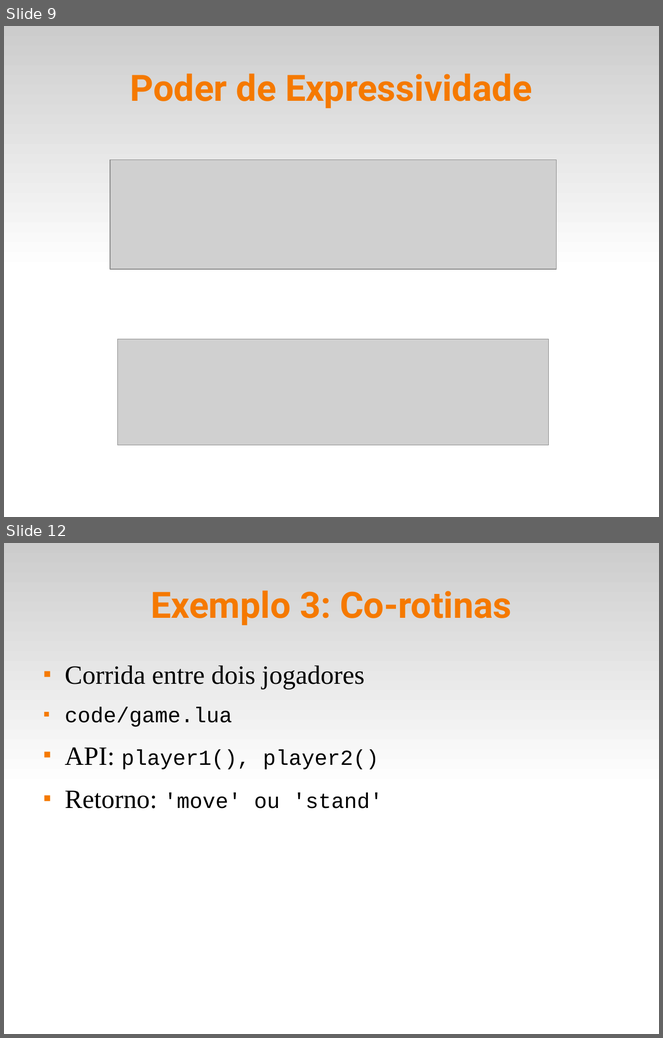
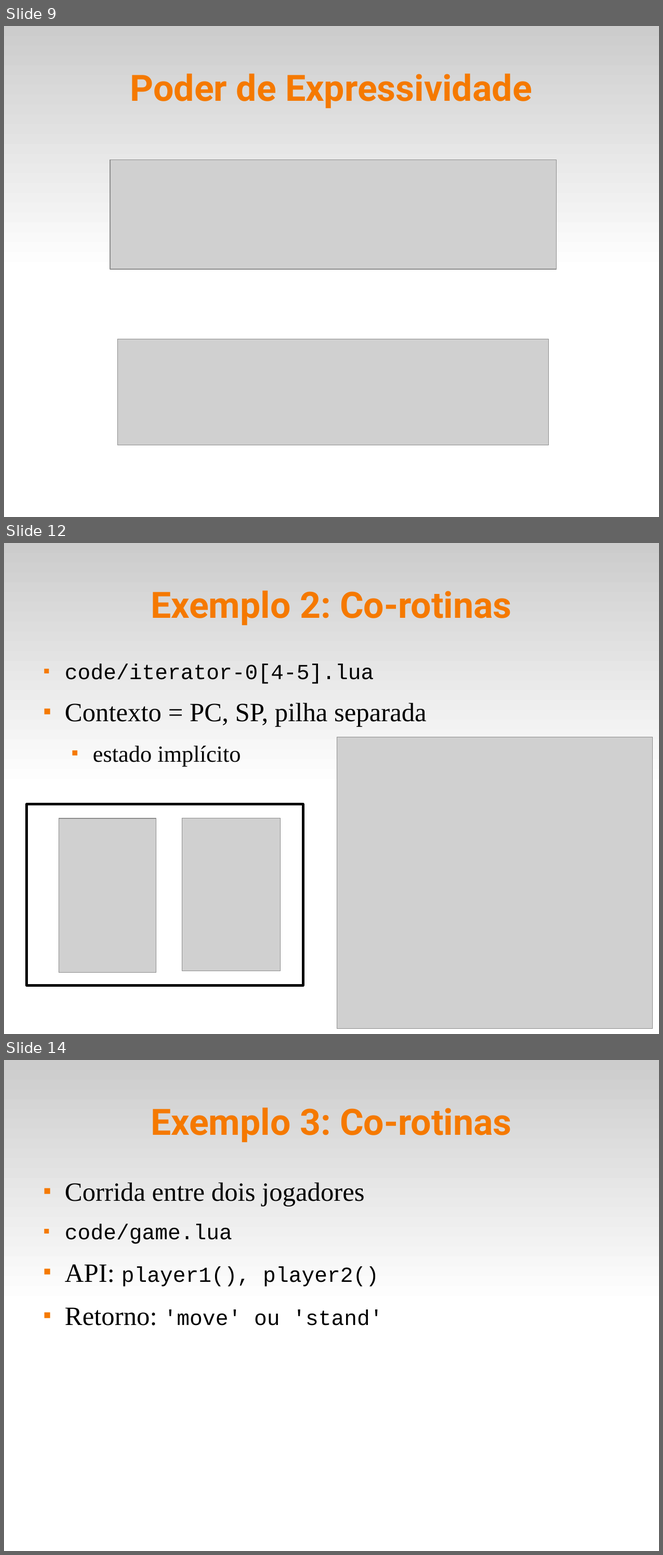
Before and after one commit to fsantanna-uerj/EDL, a slide deck: slides/edl-02.odp. Shown one above the other, each under a label of ours: slides 9 and 12 before the commit, slides 9, 12 and 14 after it; the slides between them are not shown. The pictures are 663x1038 and 663x1555 pixels, drawn with LibreOffice and Linux fonts; fonts in the diff are those of the drawing; grey boxes stand for pictures. Boxes give left, top, right and bottom in pixels: in the first picture for what was removed or moved away, otherwise in the second. Text is boxed around its words. In the diff, an @@ line names an element or a change of style, - is before the commit and + after.

```diff
--- a/slides/edl-02.odp
+++ b/slides/edl-02.odp
@@ slide 12 added at [4, 543, 659, 1034], background #FFFFFF; not listed: 1 template element that a slide beside it also shows @@
@@ title added at [151, 590, 512, 625], 44 pt, text #F57900, bold @@
+Exemplo 2: Co-rotinas
@@ text added at [65, 664, 427, 766], 32 pt, text #000000 @@
+■ code/iterator-0[4-5].lua
+■ Contexto = PC, SP, pilha separada
+  ■ estado implícito
@@ picture added at [337, 737, 652, 1029] @@
@@ rectangle added at [26, 805, 303, 986], fill #FFFFFF, outline #000000 2.89 pt @@
@@ picture added at [59, 819, 156, 974] @@
@@ picture added at [182, 819, 281, 971] @@
@@ what was slide 12 is now slide 14 @@
```
Also in this commit, not shown: 3 slides changed, 1 other slide added, 11 other files.
